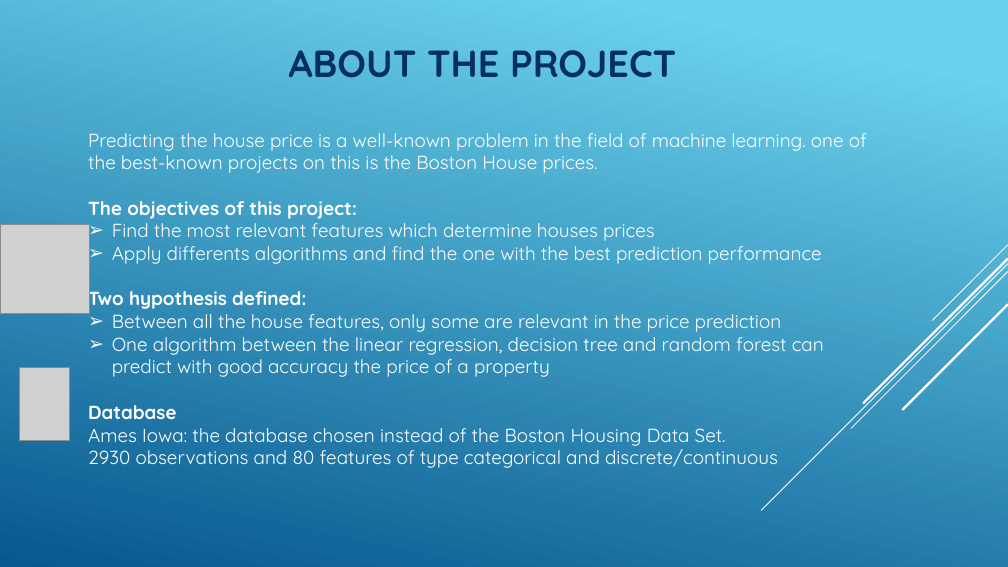
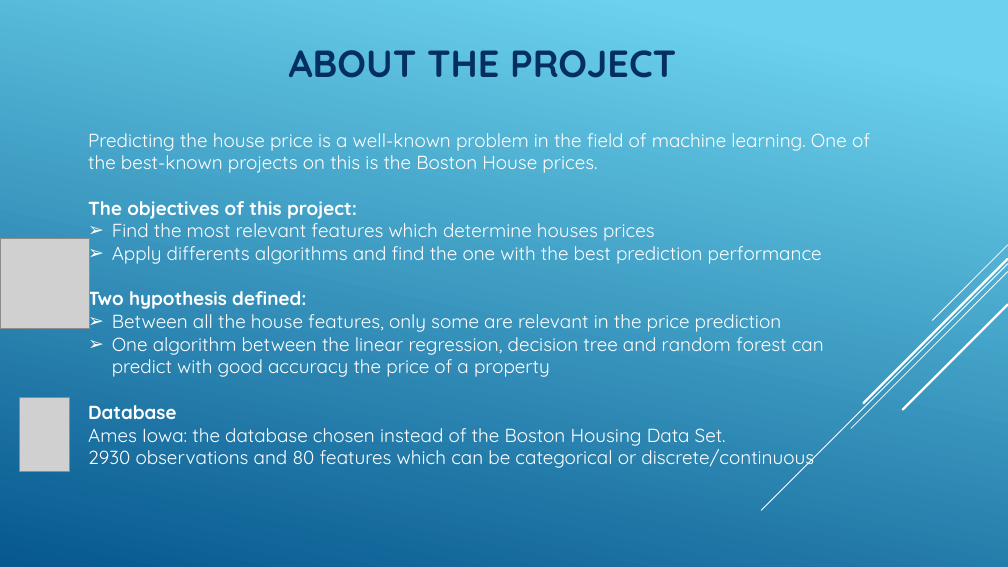
Before and after one commit to CherubiniArt/mini_project_m05, a slide deck: slide 3 of doc/project_status_21_09_2020.pptx. Drawn at 1008x567 pixels with LibreOffice and Linux fonts; fonts in the diff are those of the drawing; grey boxes stand for pictures. Boxes give left, top, right and bottom in pixels: in the first picture for what was removed or moved away, otherwise in the second. Text is boxed around its words. In the diff, an @@ line names an element or a change of style, - is before the commit and + after.

Commit message:
Modify the slides for the final presentation

```diff
--- a/doc/project_status_21_09_2020.pptx
+++ b/doc/project_status_21_09_2020.pptx
@@ text at [88, 133, 870, 173]: text changed @@
-Predicting the house price is a well-known problem in the field of machine learning. one of the best-known projects on this is the Boston House prices.
+Predicting the house price is a well-known problem in the field of machine learning. One of the best-known projects on this is the Boston House prices.
@@ picture: place and size @@
-picture at [0, 224, 90, 314]
+picture at [0, 239, 90, 329]
@@ picture: place and size @@
-picture at [20, 368, 70, 441]
+picture at [20, 398, 70, 471]
@@ text at [88, 444, 814, 470]: text changed @@
-2930 observations and 80 features of type categorical and discrete/continuous
+2930 observations and 80 features which can be categorical or discrete/continuous
```
Also in this commit, not shown: 3 other slides changed, 4 slides removed.
